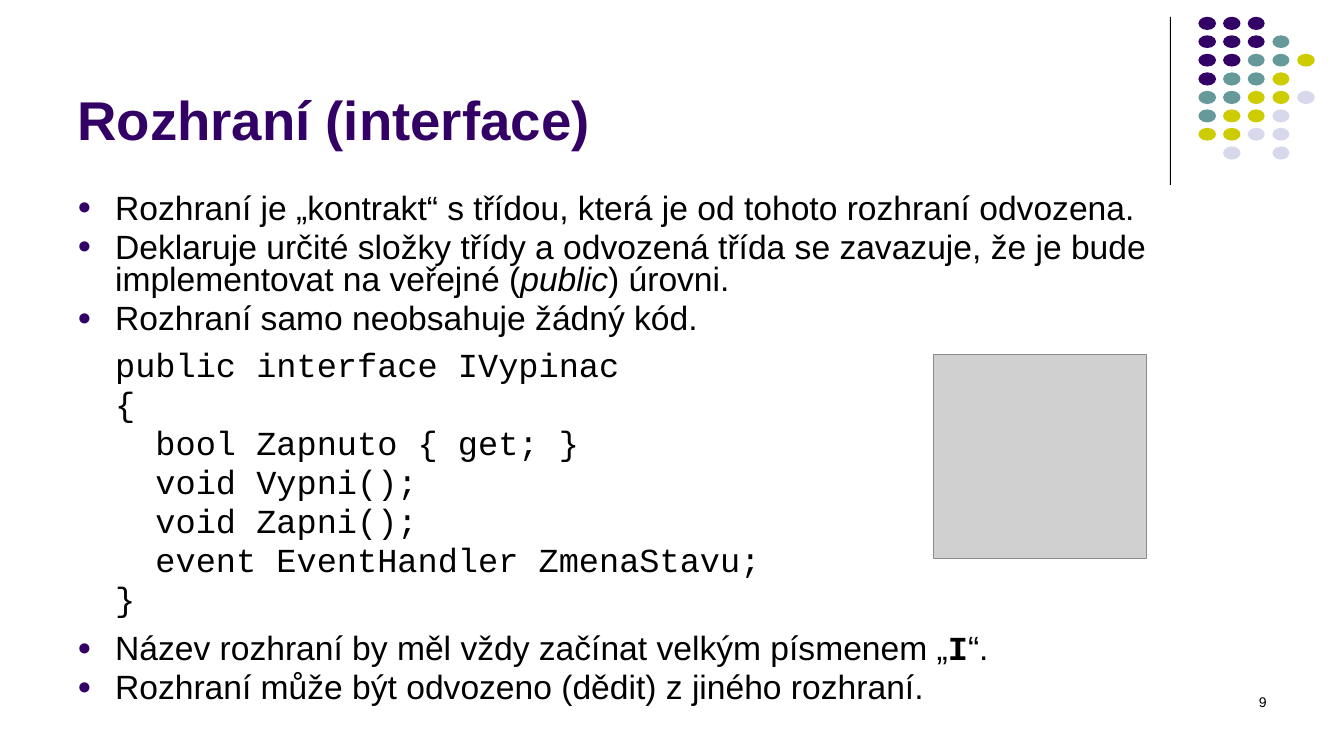
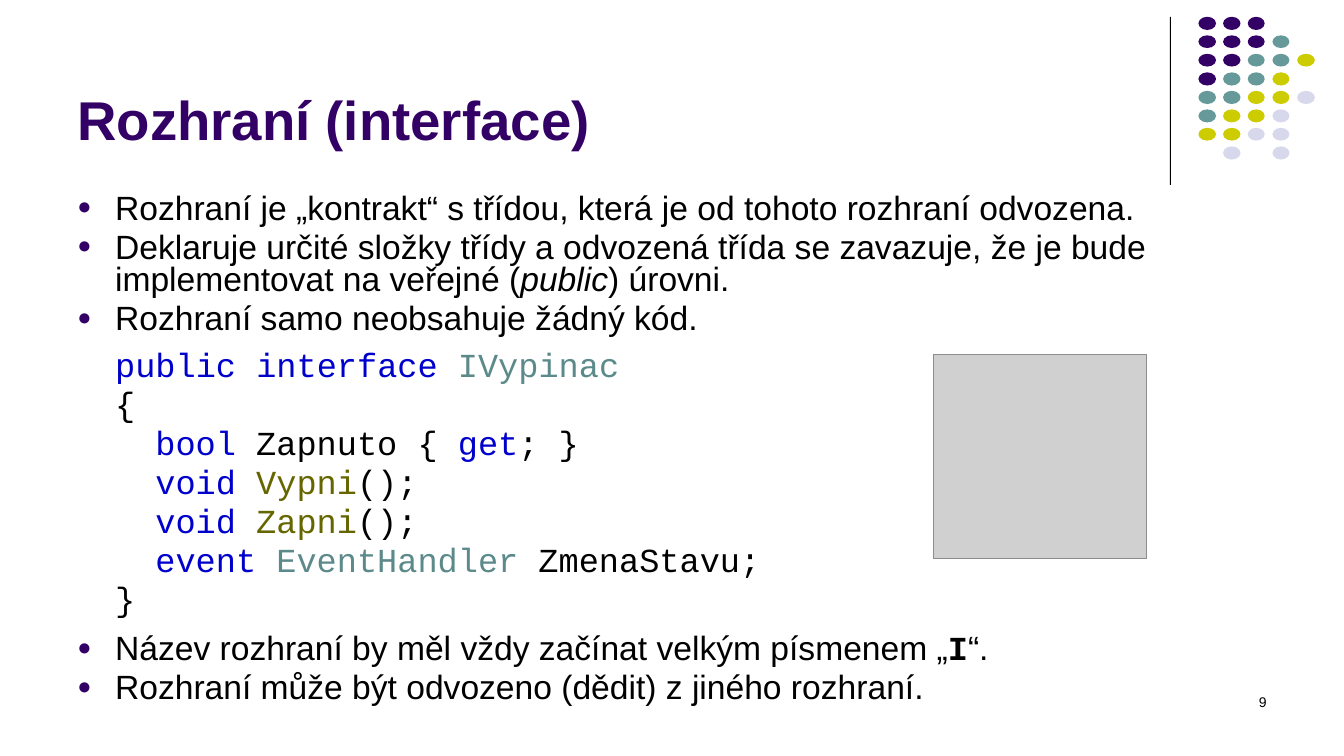
Before and after one commit to PetrVobornik/prednasky, a slide deck: slide 9 of Xamarin.Forms/01-OOP-a-NET/OOP-2-dedicnost.ppsx. Drawn at 1344x756 pixels with LibreOffice and Linux fonts; fonts in the diff are those of the drawing; grey boxes stand for pictures. Boxes give left, top, right and bottom in pixels: in the first picture for what was removed or moved away, otherwise in the second. Text is boxed around its words. In the diff, an @@ line names an element or a change of style, - is before the commit and + after.

```diff
--- a/Xamarin.Forms/01-OOP-a-NET/OOP-2-dedicnost.ppsx
+++ b/Xamarin.Forms/01-OOP-a-NET/OOP-2-dedicnost.ppsx
@@ text at (115, 353, 760, 578): text colour #000000 to #0000CC in "public interface", "bool get;", "void", "void" and 1 more places; text colour #000000 to #5C8A8A in "IVypinac", "EventHandler"; text colour #000000 to #666600 in "Vypni();", "Zapni();" @@
```
Also in this commit, not shown: 10 other slides changed.
